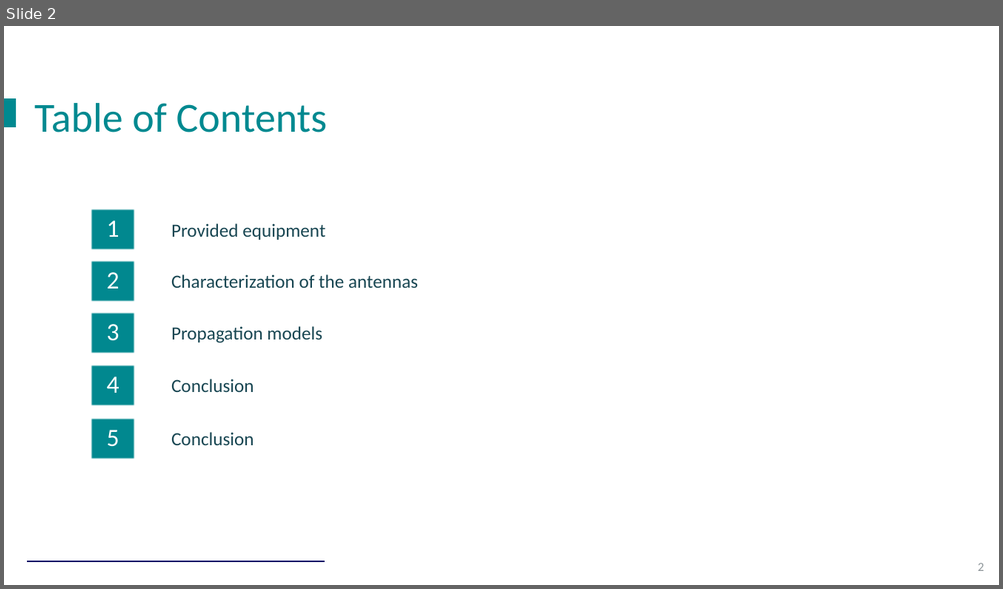
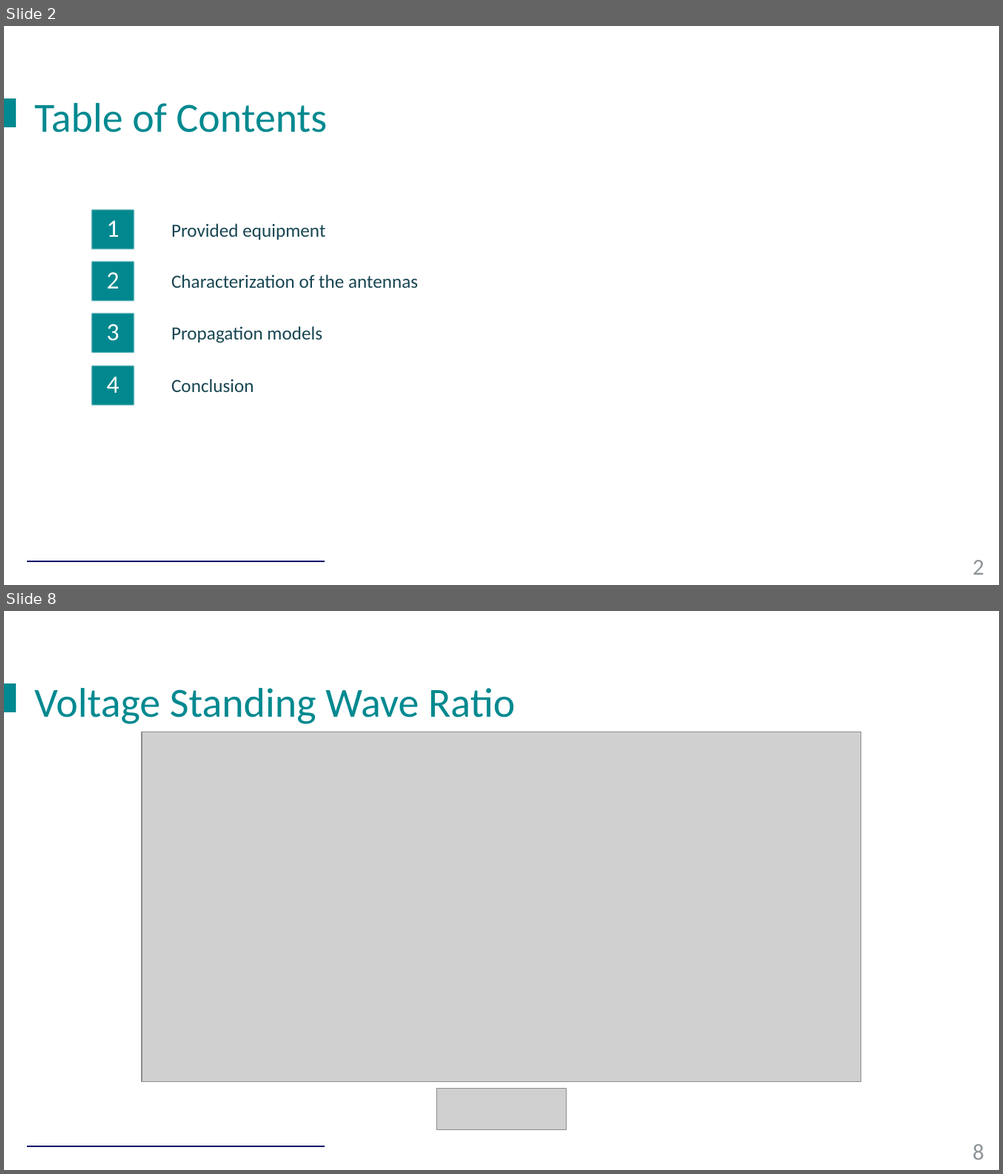
Before and after one commit to Tyr4n1x/Project_Antenna, a slide deck: Presentation.pptx. Shown one above the other, each under a label of ours: slide 2 before the commit, slides 2 and 8 after it; the slides between them are not shown. The pictures are 1003x589 and 1003x1174 pixels, drawn with LibreOffice and Linux fonts; fonts in the diff are those of the drawing; grey boxes stand for pictures; background and template pictures are left out. Boxes give left, top, right and bottom in pixels: in the first picture for what was removed or moved away, otherwise in the second. Text is boxed around its words. In the diff, an @@ line names an element or a change of style, - is before the commit and + after.

Commit message:
added presentation and pictures of setup

```diff
--- a/Presentation.pptx
+++ b/Presentation.pptx
@@ slide 8 added at bbox=[4, 611, 999, 1170], background picture (left out); not listed: 3 template elements that a slide beside it also shows @@
@@ text added at bbox=[34, 688, 515, 724], 40 pt, text #008990 @@
+Voltage Standing Wave Ratio
@@ picture added at bbox=[142, 732, 861, 1082] @@
@@ picture added at bbox=[436, 1089, 566, 1130] @@
@@ slide 2 changed as well @@
@@ text removed at bbox=[91, 418, 134, 460] @@
-5
@@ text removed at bbox=[171, 432, 254, 446] @@
-Conclusion
@@ page number at bbox=[972, 560, 984, 575]: size 12 to 22 pt @@
```
Also in this commit, not shown: 1 other slide changed, 20 other slides added, 1 slide removed, 11 other files.
